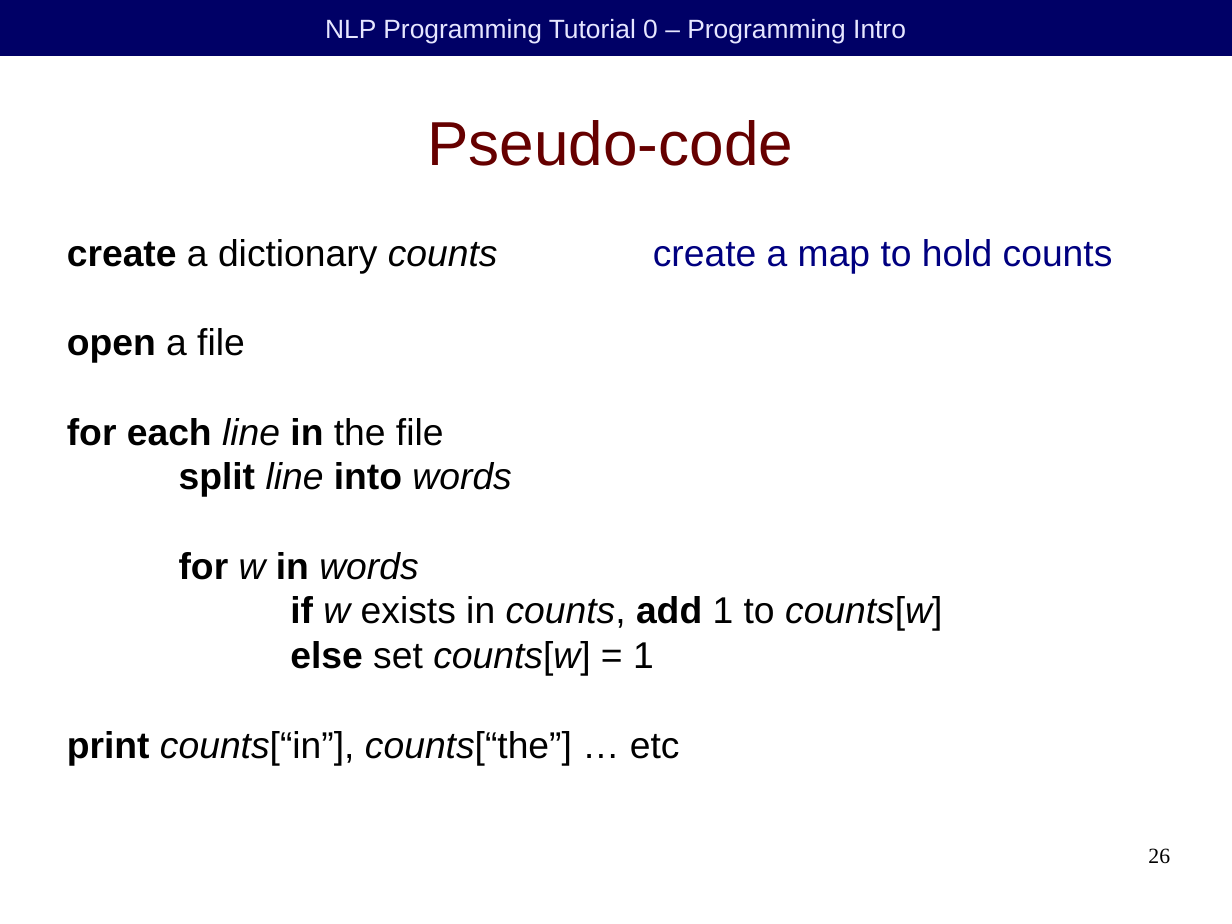
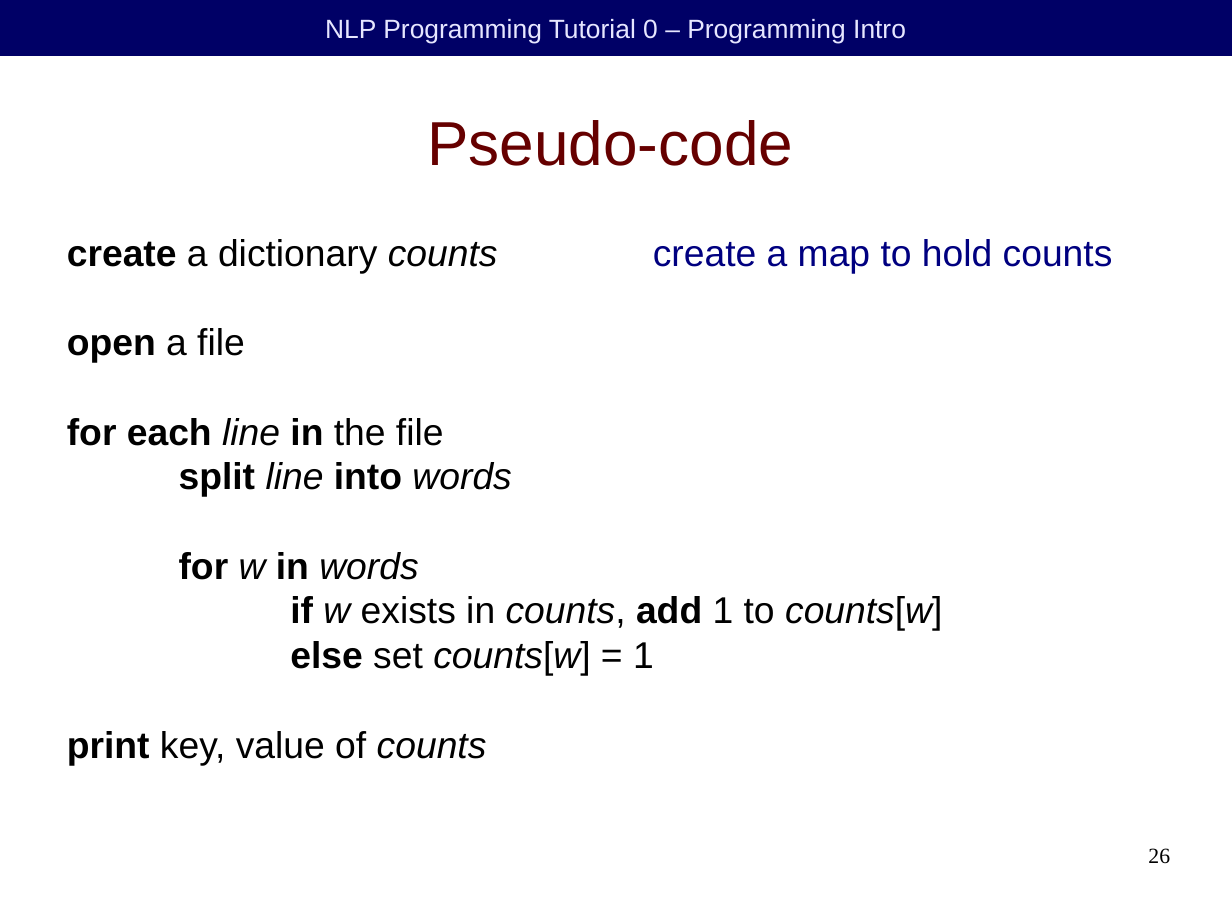
Before and after one commit to duffrind/nlppractice, a slide deck: slide 26 of download/00-intro/nlp-programming-en-00-intro.odp. Drawn at 1232x924 pixels with LibreOffice and Linux fonts; fonts in the diff are those of the drawing; background and template pictures are left out. Boxes give left, top, right and bottom in pixels: in the first picture for what was removed or moved away, otherwise in the second. Text is boxed around its words. In the diff, an @@ line names an element or a change of style, - is before the commit and + after.

```diff
--- a/download/00-intro/nlp-programming-en-00-intro.odp
+++ b/download/00-intro/nlp-programming-en-00-intro.odp
@@ text at box(67, 731, 487, 765): text changed @@
-print counts[“in”], counts[“the”] … etc
+print key, value of counts
```
Also in this commit, not shown: 16 other slides changed, 16 other files.
